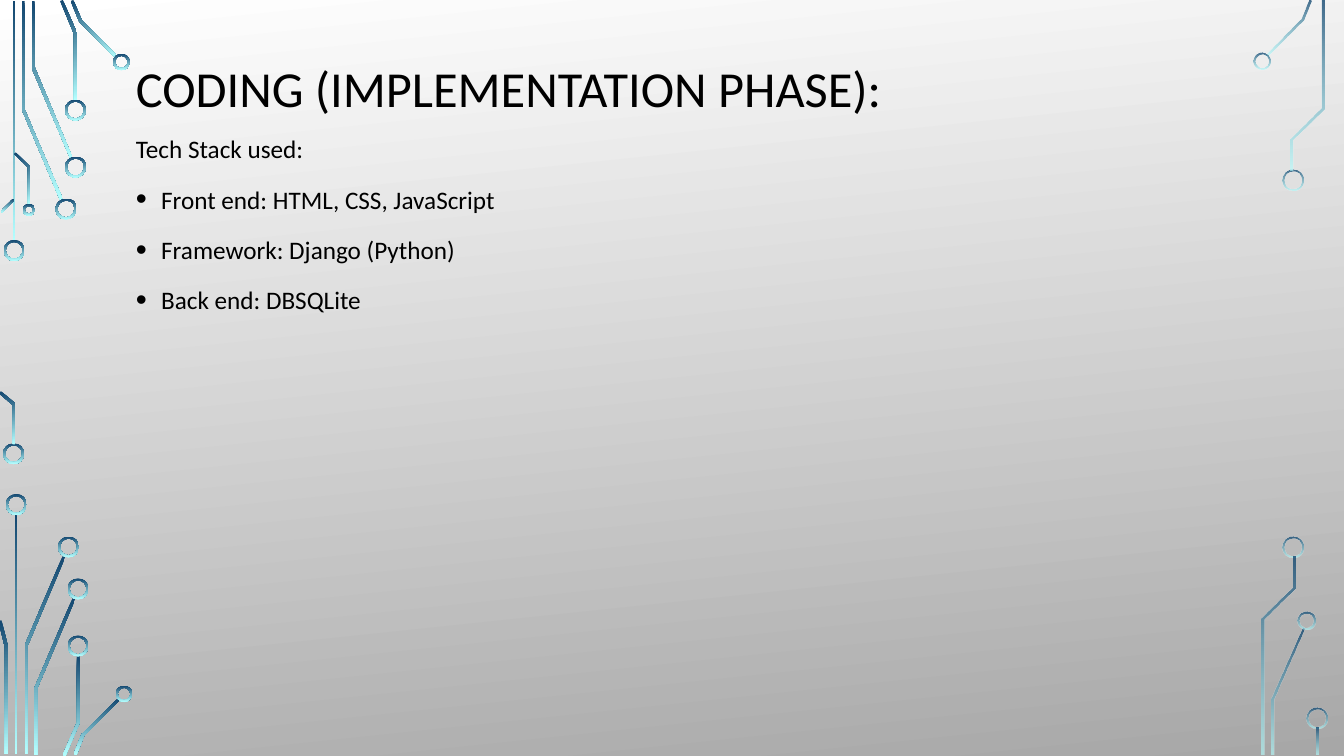
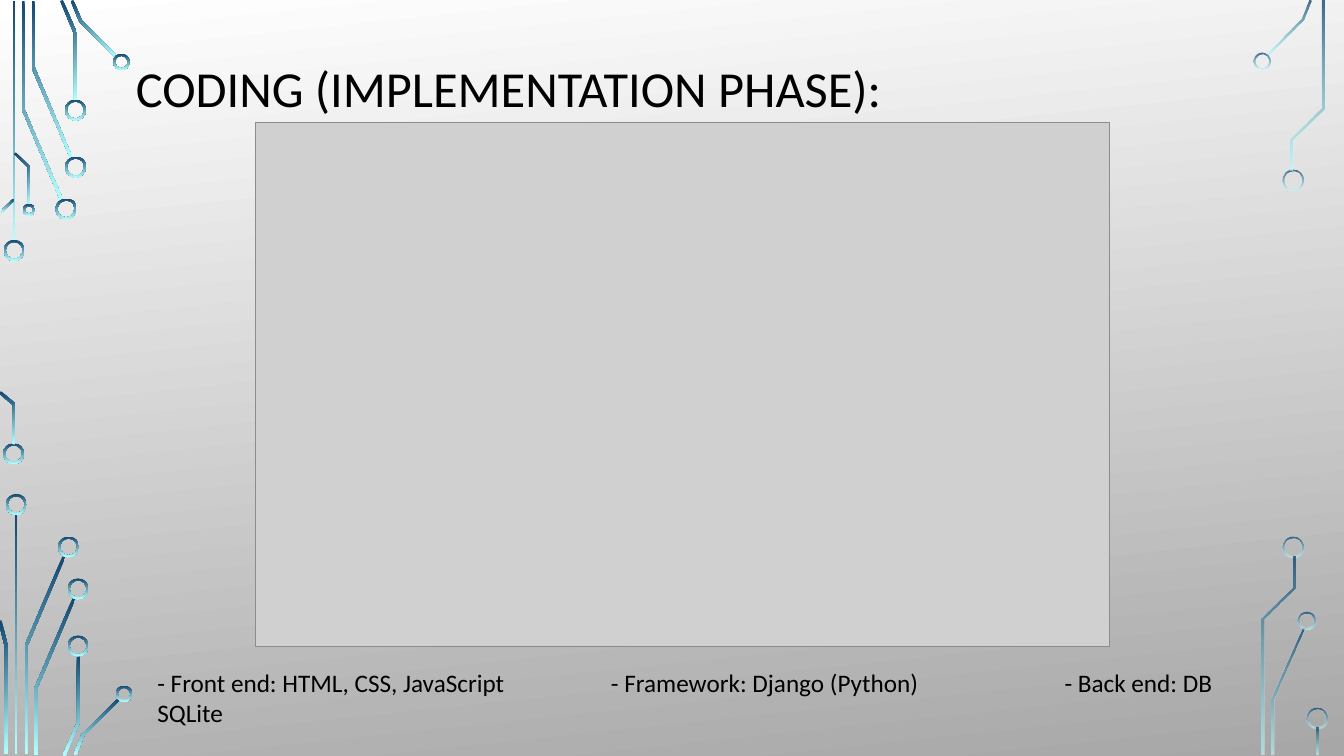
Before and after one commit to AadhyaJoshi/LearnScape, a slide deck: slide 17 of documentation/project_overview.pptx. Drawn at 1344x756 pixels with LibreOffice and Linux fonts; fonts in the diff are those of the drawing; grey boxes stand for pictures; background and template pictures are left out. Boxes give left, top, right and bottom in pixels: in the first picture for what was removed or moved away, otherwise in the second. Text is boxed around its words. In the diff, an @@ line names an element or a change of style, - is before the commit and + after.

```diff
--- a/documentation/project_overview.pptx
+++ b/documentation/project_overview.pptx
@@ text removed at bbox=[136, 140, 494, 313] @@
-Tech Stack used:
-• Front end: HTML, CSS, JavaScript
-• Framework: Django (Python)
-• Back end: DBSQLite
@@ picture added at bbox=[255, 123, 1110, 647] @@
@@ text added at bbox=[171, 674, 1212, 697], 18 pt, text #000000 @@
+- Front end: HTML, CSS, JavaScript - Framework: Django (Python) - Back end: DB SQLite
```
Also in this commit, not shown: 1 other slide changed, 1 slide added, 4 other files.
